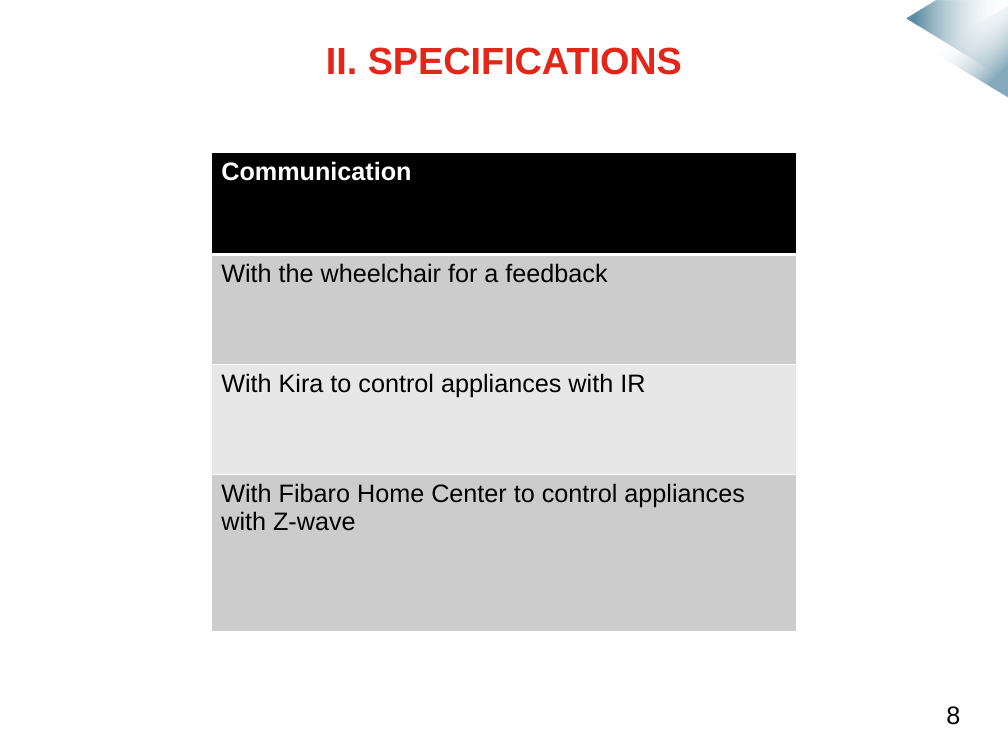
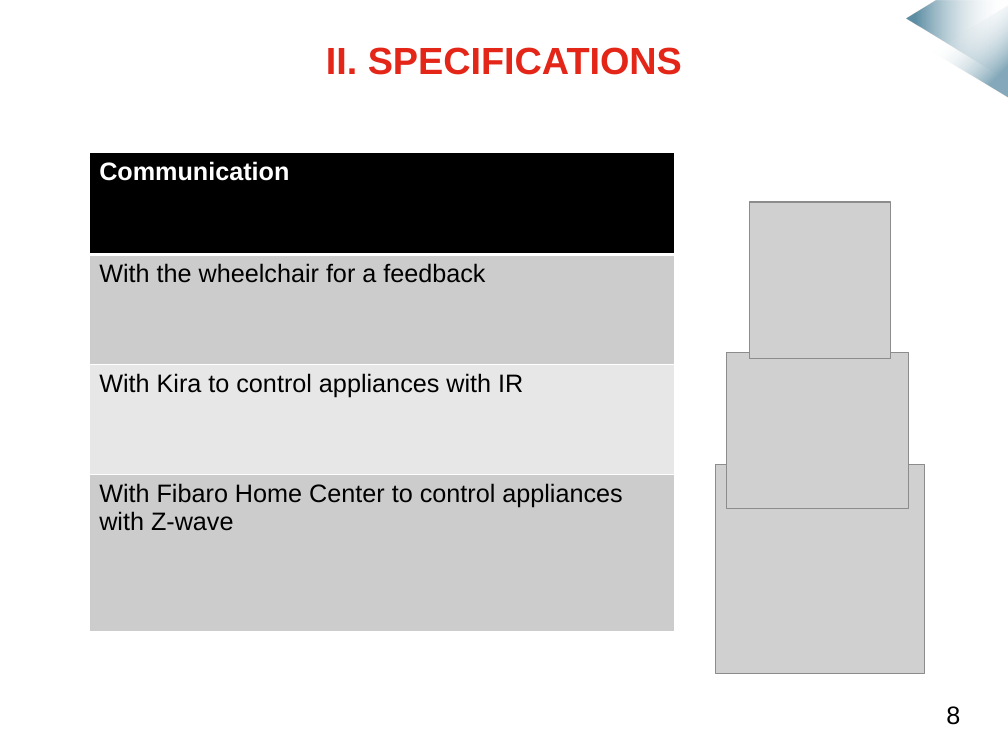
Before and after one commit to mmeven/EP_Domotique_Tablette, a slide deck: slide 6 of Rendu/Diapo_prototype_janvier.pptx. Drawn at 1008x756 pixels with LibreOffice and Linux fonts; fonts in the diff are those of the drawing; grey boxes stand for pictures; background and template pictures are left out. Boxes give left, top, right and bottom in pixels: in the first picture for what was removed or moved away, otherwise in the second. Text is boxed around its words. In the diff, an @@ line names an element or a change of style, - is before the commit and + after.

```diff
--- a/Rendu/Diapo_prototype_janvier.pptx
+++ b/Rendu/Diapo_prototype_janvier.pptx
@@ table: place and size @@
-table at [212, 152, 797, 632]
+table at [89, 152, 674, 632]
@@ picture added at [749, 202, 890, 358] @@
@@ picture added at [726, 353, 908, 509] @@
@@ picture added at [716, 465, 925, 674] @@
```
Also in this commit, not shown: 7 other slides changed, 2 slides added, 2 slides removed, 4 other files.
